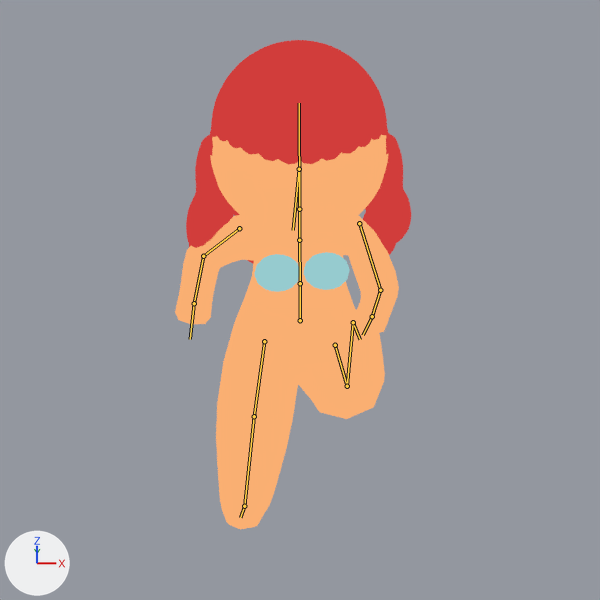
One commit to the Blender file Tools/blender/personaggio.blend: the scene before it, then after it.
Before and after are seen from the file's camera 'CamSprite'. Every picture has the same lights, and +X, +Y and +Z are marked at lower left. The older version comes first. Both versions are drawn at the pose saved in each file; the numbers are the values there. The bones that bend it are drawn over the model as lines.

In view in the first picture: 'Body', 'Bust_L', 'Bust_R', 'Hair', 'Head'.
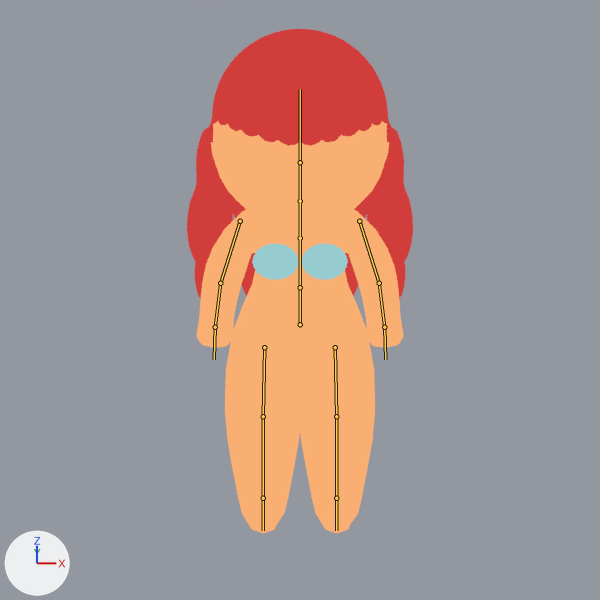
Where the change shows, as pixel boxes [x1, y1, x2, y2] in the pictures (600 x 600 px):
```json
{"object": "Body", "change": "posed", "before": [175, 215, 399, 530], "after": [196, 209, 404, 533], "on screen": "7% narrower"}
{"object": "Hair", "change": "posed", "before": [186, 40, 411, 263], "after": [187, 29, 413, 299], "on screen": "21% taller"}
{"object": "Head", "change": "posed", "before": [210, 134, 388, 238], "after": [211, 121, 389, 227]}
{"object": "Bust_R", "change": "posed", "before": [254, 254, 301, 292], "after": [252, 244, 299, 280]}
{"object": "Bust_L", "change": "posed", "before": [304, 252, 350, 290], "after": [301, 244, 348, 280]}
{"bone": "hips", "before": "(300, 320) to (300, 283)", "after": "(300, 324) to (300, 287)"}
{"bone": "spine", "before": "(300, 283) to (299, 240)", "after": "(300, 287) to (300, 238)"}
{"bone": "chest", "before": "(299, 240) to (299, 209)", "after": "(300, 238) to (300, 201)"}
{"bone": "head", "before": "(299, 209) to (299, 103)", "after": "(300, 201) to (300, 89)"}
{"bone": "hair", "before": "(299, 169) to (293, 230)", "after": "(300, 162) to (300, 266)"}
{"bone": "upper_arm.L", "before": "(359, 223) to (380, 290)", "after": "(359, 221) to (379, 283)"}
{"bone": "forearm.L", "before": "(380, 290) to (372, 316)", "after": "(379, 283) to (384, 327)"}
{"bone": "upper_arm.R", "before": "(239, 228) to (203, 256)", "after": "(240, 221) to (220, 283)"}
{"bone": "forearm.R", "before": "(203, 256) to (194, 303)", "after": "(220, 283) to (215, 327)"}
{"bone": "thigh.L", "before": "(335, 345) to (347, 386)", "after": "(335, 347) to (336, 416)"}
{"bone": "shin.L", "before": "(347, 386) to (353, 322)", "after": "(336, 416) to (336, 498)"}
{"bone": "foot.L", "before": "(353, 322) to (360, 339)", "after": "(336, 498) to (336, 530)"}
{"bone": "thigh.R", "before": "(264, 341) to (254, 416)", "after": "(264, 347) to (263, 416)"}
{"bone": "shin.R", "before": "(254, 416) to (244, 506)", "after": "(263, 416) to (263, 498)"}
{"bone": "foot.R", "before": "(244, 506) to (240, 517)", "after": "(263, 498) to (263, 530)"}
```

Scene script edits in JSON lines:
```json
{"block": "bone_hips", "where": "bone_hips = bpy.data.objects['Rig'].pose.bones['hips']"}
{"op": "set", "path": "bone_hips.location", "old": "(0.0, 0.007, -0.02)", "new": "(0.0, 0.0, 0.0)"}
{"op": "set", "path": "bone_hips.rotation_euler", "old": "(0.0, -0.105, 0.0)", "new": "(0.0, 0.0, 0.0)", "note": "degrees (0, -6, 0) -> degrees (0, 0, 0)"}
{"block": "bone_spine", "where": "bone_spine = bpy.data.objects['Rig'].pose.bones['spine']  # child of 'hips'"}
{"op": "set", "path": "bone_spine.rotation_euler", "old": "(0.227, 0.0873, 0.0)", "new": "(0.0, 0.0, 0.0)", "note": "degrees (13, 5, 0) -> degrees (0, 0, 0)"}
{"block": "bone_chest", "where": "bone_chest = bpy.data.objects['Rig'].pose.bones['chest']  # child of 'spine'"}
{"op": "set", "path": "bone_chest.rotation_euler", "old": "(0.0524, 0.0873, 0.0)", "new": "(0.0, 0.0, 0.0)", "note": "degrees (3, 5, 0) -> degrees (0, 0, 0)"}
{"block": "bone_head", "where": "bone_head = bpy.data.objects['Rig'].pose.bones['head']  # child of 'chest'"}
{"op": "set", "path": "bone_head.rotation_euler", "old": "(-0.175, -0.0524, 0.0)", "new": "(0.0, 0.0, 0.0)", "note": "degrees (-10, -3, 0) -> degrees (0, 0, 0)"}
{"block": "bone_hair", "where": "bone_hair = bpy.data.objects['Rig'].pose.bones['hair']  # child of 'head'"}
{"op": "set", "path": "bone_hair.rotation_euler", "old": "(0.401, -0.122, 0.0)", "new": "(0.0, 0.0, 0.0)", "note": "degrees (23, -7, 0) -> degrees (0, 0, 0)"}
{"block": "bone_upper_arm_l", "where": "bone_upper_arm_l = bpy.data.objects['Rig'].pose.bones['upper_arm.L']  # child of 'chest'"}
{"op": "set", "path": "bone_upper_arm_l.rotation_euler", "old": "(-0.454, 0.0, -0.175)", "new": "(0.0, 0.0, 0.0)", "note": "degrees (-26, 0, -10) -> degrees (0, 0, 0)"}
{"block": "bone_forearm_l", "where": "bone_forearm_l = bpy.data.objects['Rig'].pose.bones['forearm.L']  # child of 'upper_arm.L'"}
{"op": "set", "path": "bone_forearm_l.rotation_euler", "old": "(-1.257, 0.0, 0.0)", "new": "(0.0, 0.0, 0.0)", "note": "degrees (-72, 0, 0) -> degrees (0, 0, 0)"}
{"block": "bone_upper_arm_r", "where": "bone_upper_arm_r = bpy.data.objects['Rig'].pose.bones['upper_arm.R']  # child of 'chest'"}
{"op": "set", "path": "bone_upper_arm_r.rotation_euler", "old": "(0.436, 0.0, 0.175)", "new": "(0.0, 0.0, 0.0)", "note": "degrees (25, 0, 10) -> degrees (0, 0, 0)"}
{"block": "bone_forearm_r", "where": "bone_forearm_r = bpy.data.objects['Rig'].pose.bones['forearm.R']  # child of 'upper_arm.R'"}
{"op": "set", "path": "bone_forearm_r.rotation_euler", "old": "(-1.065, 0.0, 0.0)", "new": "(0.0, 0.0, 0.0)", "note": "degrees (-61, 0, 0) -> degrees (0, 0, 0)"}
{"block": "bone_thigh_l", "where": "bone_thigh_l = bpy.data.objects['Rig'].pose.bones['thigh.L']  # child of 'hips'"}
{"op": "set", "path": "bone_thigh_l.rotation_euler", "old": "(0.576, 0.0, -0.0873)", "new": "(0.0, 0.0, 0.0)", "note": "degrees (33, 0, -5) -> degrees (0, 0, 0)"}
{"block": "bone_shin_l", "where": "bone_shin_l = bpy.data.objects['Rig'].pose.bones['shin.L']  # child of 'thigh.L'"}
{"op": "set", "path": "bone_shin_l.rotation_euler", "old": "(1.309, 0.0, 0.0)", "new": "(0.0, 0.0, 0.0)", "note": "degrees (75, 0, 0) -> degrees (0, 0, 0)"}
{"block": "bone_foot_l", "where": "bone_foot_l = bpy.data.objects['Rig'].pose.bones['foot.L']  # child of 'shin.L'"}
{"op": "set", "path": "bone_foot_l.rotation_euler", "old": "(0.192, 0.0, 0.0)", "new": "(0.0, 0.0, 0.0)", "note": "degrees (11, 0, 0) -> degrees (0, 0, 0)"}
{"block": "bone_thigh_r", "where": "bone_thigh_r = bpy.data.objects['Rig'].pose.bones['thigh.R']  # child of 'hips'"}
{"op": "set", "path": "bone_thigh_r.rotation_euler", "old": "(-0.576, 0.0, 0.0873)", "new": "(0.0, 0.0, 0.0)", "note": "degrees (-33, 0, 5) -> degrees (0, 0, 0)"}
{"block": "bone_shin_r", "where": "bone_shin_r = bpy.data.objects['Rig'].pose.bones['shin.R']  # child of 'thigh.R'"}
{"op": "set", "path": "bone_shin_r.rotation_euler", "old": "(0.262, 0.0, 0.0)", "new": "(0.0, 0.0, 0.0)", "note": "degrees (15, 0, 0) -> degrees (0, 0, 0)"}
{"block": "bone_foot_r", "where": "bone_foot_r = bpy.data.objects['Rig'].pose.bones['foot.R']  # child of 'shin.R'"}
{"op": "set", "path": "bone_foot_r.rotation_euler", "old": "(-0.192, 0.0, 0.0)", "new": "(0.0, 0.0, 0.0)", "note": "degrees (-11, 0, 0) -> degrees (0, 0, 0)"}
```
